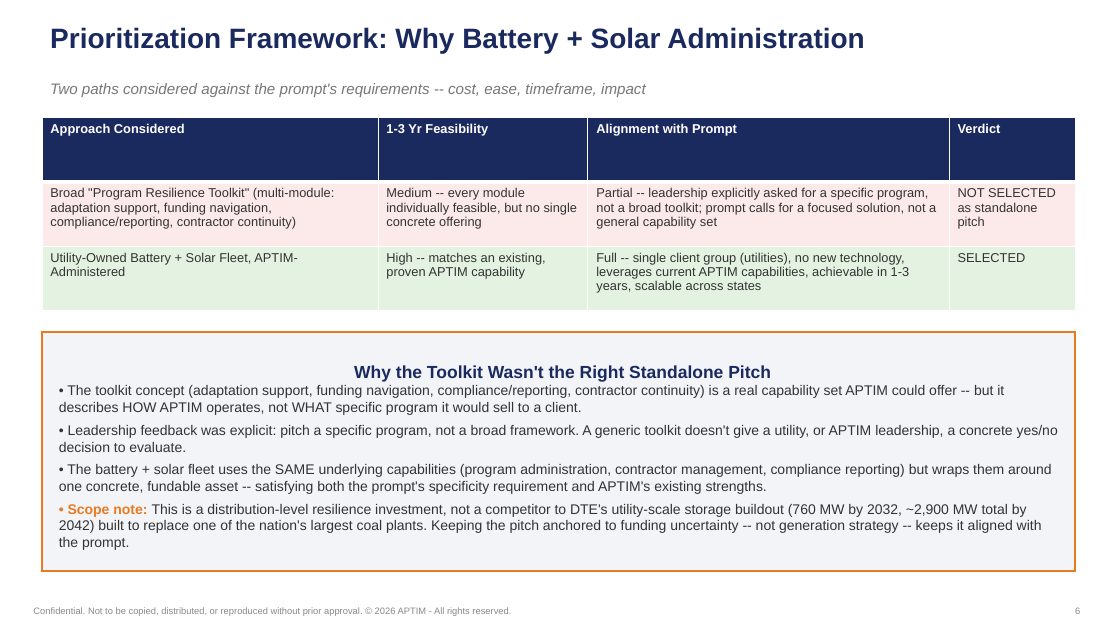
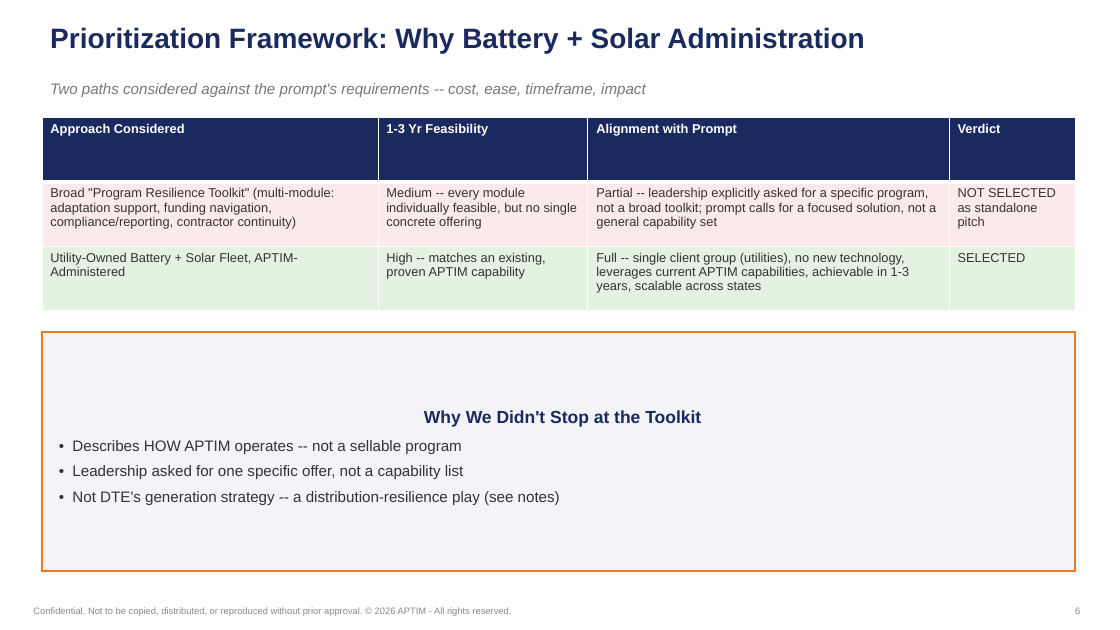
Before and after one commit to graseeuh/HERMES, a slide deck: slide 6 of Group_1_STRIVE_Presentation.pptx. Drawn at 1120x630 pixels with LibreOffice and Linux fonts; fonts in the diff are those of the drawing; background and template pictures are left out. Boxes give left, top, right and bottom in pixels: in the first picture for what was removed or moved away, otherwise in the second. Text is boxed around its words. In the diff, an @@ line names an element or a change of style, - is before the commit and + after.

```diff
--- a/Group_1_STRIVE_Presentation.pptx
+++ b/Group_1_STRIVE_Presentation.pptx
@@ text in rectangle at bbox=[72, 410, 701, 505]: text changed; size 12 to 13 pt @@
-Why the Toolkit Wasn't the Right Standalone Pitch
-• The toolkit concept (adaptation support, funding navigation, compliance/reporting, contractor continuity) is a real capability set APTIM could offer -- but it describes HOW APTIM operates, not WHAT specific program it would sell to a client.
-• Leadership feedback was explicit: pitch a specific program, not a broad framework. A generic toolkit doesn't give a utility, or APTIM leadership, a concrete yes/no decision to evaluate.
-• The battery + solar fleet uses the SAME underlying capabilities (program administration, contractor management, compliance reporting) but wraps them around one concrete, fundable asset -- satisfying both the prompt's specificity requirement and APTIM's existing strengths.
-• Scope note: This is a distribution-level resilience investment, not a competitor to DTE's utility-scale storage buildout (760 MW by 2032, ~2,900 MW total by 2042) built to replace one of the nation's largest coal plants. Keeping the pitch anchored to funding uncertainty -- not generation strategy -- keeps it aligned with the prompt.
+Why We Didn't Stop at the Toolkit
+• Describes HOW APTIM operates -- not a sellable program
+• Leadership asked for one specific offer, not a capability list
+• Not DTE's generation strategy -- a distribution-resilience play (see notes)
```
Also in this commit, not shown: 7 other slides changed, 2 slides added, 4 slides removed.
